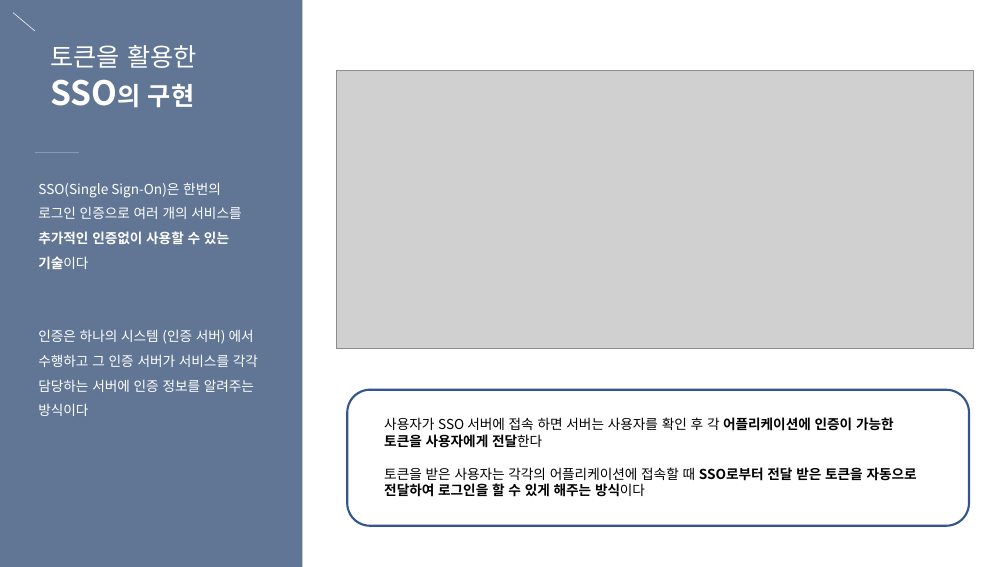
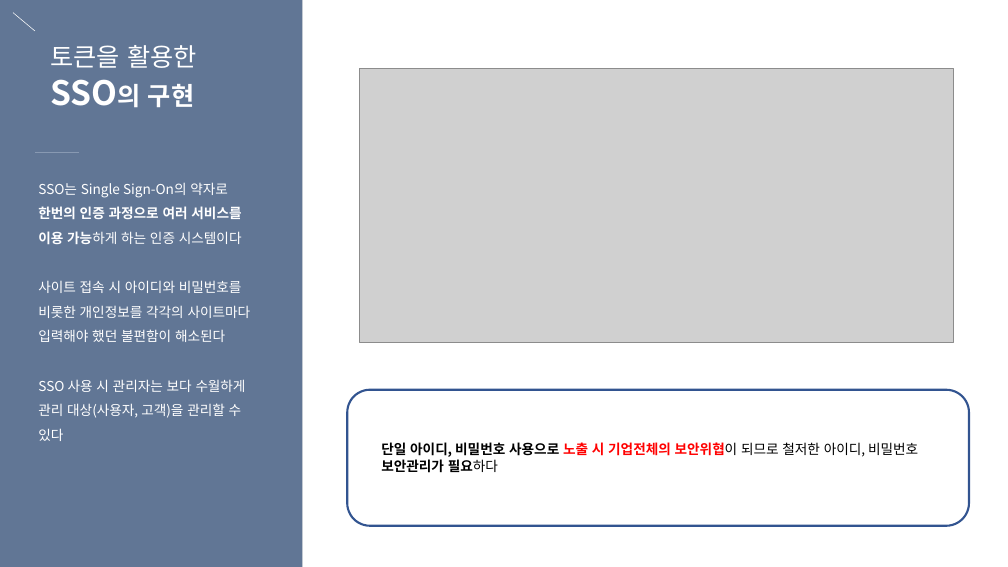
Before and after one commit to eunbee-kim/dmsql1471, a slide deck: slide 25 of 교육/5주차_DB정규화_반정규화_서버인증_세션과쿠키.pptx (slide 21 before the commit). Drawn at 1008x567 pixels with LibreOffice and Linux fonts; fonts in the diff are those of the drawing; grey boxes stand for pictures. Boxes give left, top, right and bottom in pixels: in the first picture for what was removed or moved away, otherwise in the second. Text is boxed around its words. In the diff, an @@ line names an element or a change of style, - is before the commit and + after.

```diff
--- a/교육/5주차_DB정규화_반정규화_서버인증_세션과쿠키.pptx
+++ b/교육/5주차_DB정규화_반정규화_서버인증_세션과쿠키.pptx
@@ picture: place and size @@
-picture at <box>337,71,973,349</box>
+picture at <box>360,69,954,343</box>
@@ text at <box>38,182,251,441</box>: text changed @@
-SSO(Single Sign-On)은 한번의 로그인 인증으로 여러 개의 서비스를
-추가적인 인증없이 사용할 수 있는 기술이다
-인증은 하나의 시스템 (인증 서버) 에서 수행하고 그 인증 서버가 서비스를 각각 담당하는 서버에 인증 정보를 알려주는 방식이다
+SSO는 Single Sign-On의 약자로
+한번의 인증 과정으로 여러 서비스를 이용 가능하게 하는 인증 시스템이다
+사이트 접속 시 아이디와 비밀번호를 비롯한 개인정보를 각각의 사이트마다 입력해야 했던 불편함이 해소된다
+SSO 사용 시 관리자는 보다 수월하게 관리 대상(사용자, 고객)을 관리할 수 있다
@@ text at <box>381,442,918,473</box>: text changed @@
-사용자가 SSO 서버에 접속 하면 서버는 사용자를 확인 후 각 어플리케이션에 인증이 가능한 토큰을 사용자에게 전달한다
-토큰을 받은 사용자는 각각의 어플리케이션에 접속할 때 SSO로부터 전달 받은 토큰을 자동으로 전달하여 로그인을 할 수 있게 해주는 방식이다
+단일 아이디, 비밀번호 사용으로 노출 시 기업전체의 보안위협이 되므로 철저한 아이디, 비밀번호 보안관리가 필요하다
```
Also in this commit, not shown: 8 other slides changed, 4 slides added.
